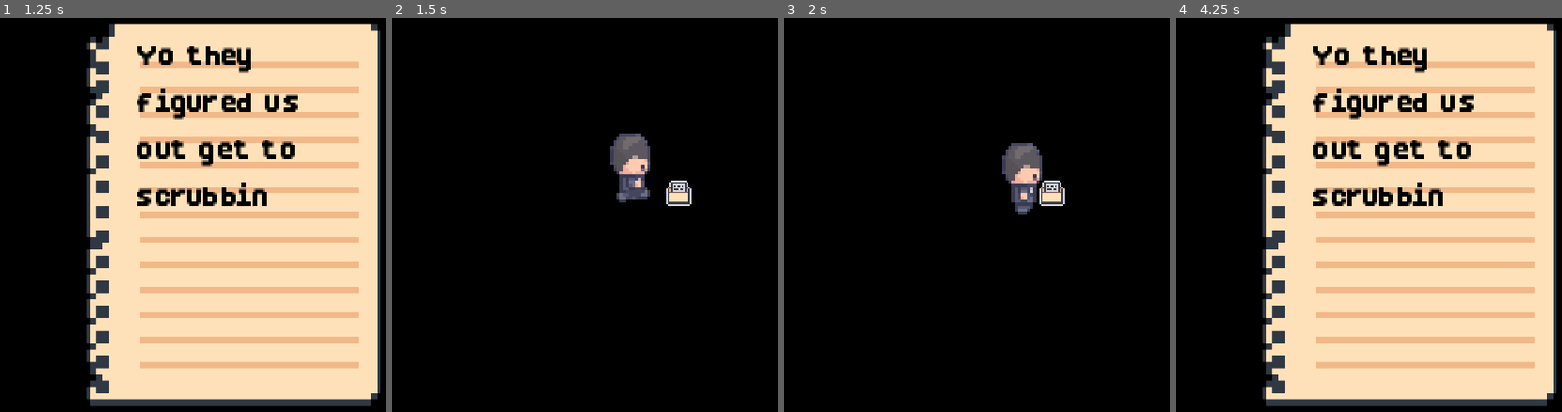
Above: before the commit, frames 1-4 (left to right).
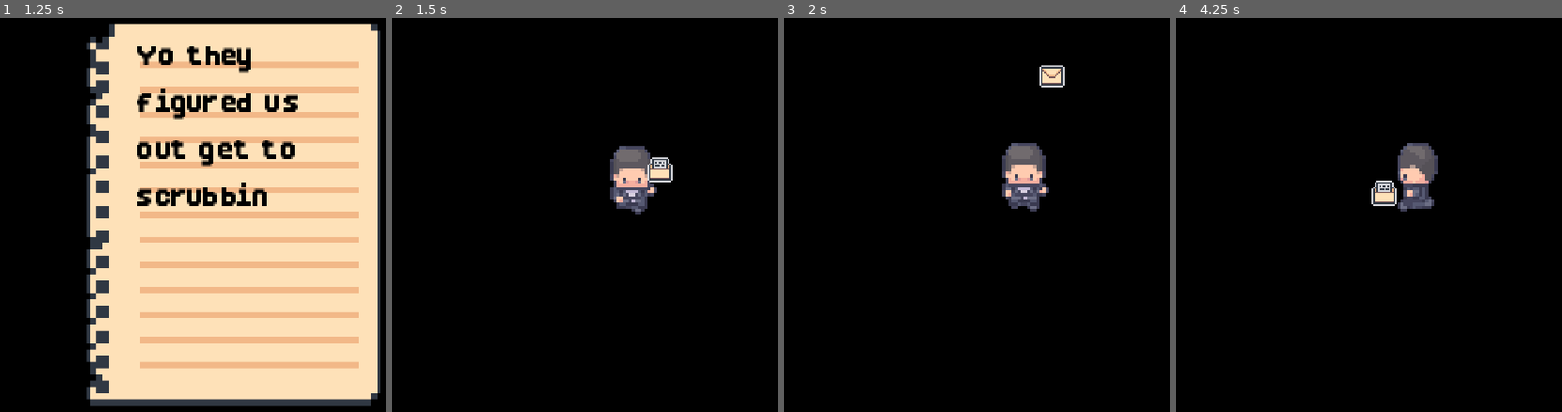
Above: after the commit, the same moments.

Repository: CISC204-S26/hw4-mrcheng-nabilmou
Game: Godot game, scene res://SCENES/Main.tscn
The game is run twice, just before and just after one commit, with the same random seed, the same clock (stepped at 60 frames per second) and the same inputs.
Inputs:
- Up to frame 1 (1.25 s): hold D (Right) from 0.53 s (still down); tap E (Interact) at 0.6 s
- Up to frame 2 (1.5 s): tap Enter at 1.25 s; release D (Right) at 1.28 s; hold S (Down) from 1.28 s (still down); tap E (Interact) at 1.35 s
- Up to frame 3 (2 s): keep holding S (Down)
- Up to frame 4 (4.25 s): release S (Down) at 2.03 s; hold D (Right) 2.03-2.78 s; tap E (Interact) at 2.1, 2.85, 3.6 s; hold W (Up) 2.78-3.53 s; hold A (Left) from 3.53 s (still down)

Frame 1 is identical in both runs. In frame 2, 2.2% of the frame differs, in the area x 56-78%, y 29-50%; in frame 3, 1.5%; in frame 4, 71%, in the area x 22-99%, y 1-99%.

Commit message:
player has grid movement now
its currently in the player_test. seems to be working fine so far

Diff:
--- a/cisc-204-pair-project/SCENES/TESTS/TestScene2.tscn
+++ b/cisc-204-pair-project/SCENES/TESTS/TestScene2.tscn
@@ -9,7 +9,7 @@
 [node name="StartRoom" parent="." unique_id=242163522 instance=ExtResource("1_30eqk")]
 
 [node name="Player" parent="." unique_id=220904025 instance=ExtResource("2_ve7oe")]
-position = Vector2(16, 160)
+position = Vector2(15, 159)
 
 [node name="Note" parent="." unique_id=1528998479 instance=ExtResource("3_ve7oe")]
 position = Vector2(-66, -114)
--- a/cisc-204-pair-project/SCENES/player.tscn
+++ b/cisc-204-pair-project/SCENES/player.tscn
@@ -195,6 +195,30 @@
 atlas = ExtResource("1_85nbx")
 region = Rect2(160, 144, 32, 48)
 
+[sub_resource type="AtlasTexture" id="AtlasTexture_667t4"]
+atlas = ExtResource("1_85nbx")
+region = Rect2(384, 128, 32, 64)
+
+[sub_resource type="AtlasTexture" id="AtlasTexture_4cgft"]
+atlas = ExtResource("1_85nbx")
+region = Rect2(416, 128, 32, 64)
+
+[sub_resource type="AtlasTexture" id="AtlasTexture_g5lg6"]
+atlas = ExtResource("1_85nbx")
+region = Rect2(448, 128, 32, 64)
+
+[sub_resource type="AtlasTexture" id="AtlasTexture_5p5y6"]
+atlas = ExtResource("1_85nbx")
+region = Rect2(480, 128, 32, 64)
+
+[sub_resource type="AtlasTexture" id="AtlasTexture_2awq0"]
+atlas = ExtResource("1_85nbx")
+region = Rect2(512, 128, 32, 64)
+
+[sub_resource type="AtlasTexture" id="AtlasTexture_3wlgo"]
+atlas = ExtResource("1_85nbx")
+region = Rect2(544, 128, 32, 64)
+
 [sub_resource type="SpriteFrames" id="SpriteFrames_dxdai"]
 animations = [{
 "frames": [{
@@ -380,6 +404,29 @@
 "loop": true,
 "name": &"Walk_Right",
 "speed": 10.0
+}, {
+"frames": [{
+"duration": 1.0,
+"texture": SubResource("AtlasTexture_667t4")
+}, {
+"duration": 1.0,
+"texture": SubResource("AtlasTexture_4cgft")
+}, {
+"duration": 1.0,
+"texture": SubResource("AtlasTexture_g5lg6")
+}, {
+"duration": 1.0,
+"texture": SubResource("AtlasTexture_5p5y6")
+}, {
+"duration": 1.0,
+"texture": SubResource("AtlasTexture_2awq0")
+}, {
+"duration": 1.0,
+"texture": SubResource("AtlasTexture_3wlgo")
+}],
+"loop": true,
+"name": &"new_animation",
+"speed": 5.0
 }]
 
 [sub_resource type="RectangleShape2D" id="RectangleShape2D_667t4"]
@@ -396,15 +443,21 @@
 [node name="AnimatedSprite2D" type="AnimatedSprite2D" parent="." unique_id=1847273026]
 position = Vector2(0, -32)
 sprite_frames = SubResource("SpriteFrames_dxdai")
-animation = &"Walk_Forward"
+animation = &"Walk_Left"
 autoplay = "Idle_Forward"
+frame_progress = 0.106312364
 
 [node name="CollisionShape2D" type="CollisionShape2D" parent="." unique_id=777894705]
+visible = false
 position = Vector2(0, -22)
 shape = SubResource("RectangleShape2D_667t4")
 
 [node name="InteractionArea2D" type="Area2D" parent="." unique_id=1493574799]
+visible = false
 
 [node name="CollisionShape2D" type="CollisionShape2D" parent="InteractionArea2D" unique_id=2071174942]
 position = Vector2(0, -21)
 shape = SubResource("CircleShape2D_667t4")
+
+[node name="RayCast2D" type="RayCast2D" parent="." unique_id=441582169]
+target_position = Vector2(32, 0)
--- a/cisc-204-pair-project/SCRIPTS/player.gd
+++ b/cisc-204-pair-project/SCRIPTS/player.gd
@@ -61,7 +61,7 @@
 		elif last_direction.y < 0:
 			sprite.play("Idle_Backward")
 		else:
-			sprite.play("Idle_Foward")
+			sprite.play("Idle_Forward")
 	else:
 	# WALK animations
 		if input_vector.x < 0:
@@ -71,4 +71,4 @@
 		elif input_vector.y < 0:
 			sprite.play("Walk_Backward")
 		else:
-			sprite.play("Walk_Foward")
+			sprite.play("Walk_Forward")
--- a/cisc-204-pair-project/SCRIPTS/player_test.gd
+++ b/cisc-204-pair-project/SCRIPTS/player_test.gd
@@ -1,84 +1,66 @@
 extends CharacterBody2D
-
 
 @onready var interaction_area = $InteractionArea2D
 @onready var sprite: AnimatedSprite2D = $AnimatedSprite2D
-
+@onready var ray: RayCast2D = $RayCast2D # Add a RayCast2D node to your player scene!
 
 var tile_size := 32
-var SPEED := 100
+# Replaced SPEED with move_time. This is how many seconds it takes to move 1 tile.
+var move_time := 0.25
 
 var last_direction := Vector2.DOWN
 var reading_note: bool = false
 var can_move: bool = true
-
-# For grid movement
 var moving := false
-var target_position = Vector2.ZERO
-
 
 func _ready():
-	# Align feet to tile grid (4px above bottom)
+	# Original feet alignment
 	position.y = int(position.y / tile_size) * tile_size + tile_size * 2 - 4
-	target_position = position
 
+	# Keep the raycast from rotating if player is ever rotated
+	ray.top_level = true
 
-func _physics_process(delta: float) -> void:
-	if not can_move:
-		velocity = Vector2.ZERO
-		move_and_slide()
+func _physics_process(_delta: float) -> void:
+	if not can_move or moving:
 		return
 
-	# If moving, slide toward target position
-	if moving:
-		var move_vector = (target_position - position)
-		if move_vector.length() < SPEED * delta:
-			position = target_position
-			moving = false
-		else:
-			position += move_vector.normalized() * SPEED * delta
-		update_animation(last_direction)
-		return
-
-	# Only takes input when not moving
 	var input_direction = Vector2.ZERO
 
-	if Input.is_action_just_pressed("Right"):
-		last_direction = Vector2(1,0)
-	elif Input.is_action_just_pressed("Left"):
-		last_direction = Vector2(-1,0)
-	elif Input.is_action_just_pressed("Down"):
-		last_direction = Vector2(0,1)
-	elif Input.is_action_just_pressed("Up"):
-		last_direction = Vector2(0,-1)
-
-	# If holding a move key, keep moving
-	if Input.is_action_pressed("Right") and last_direction == Vector2(1,0):
-		input_direction = Vector2(1,0)
-	elif Input.is_action_pressed("Left") and last_direction == Vector2(-1,0):
-		input_direction = Vector2(-1,0)
-	elif Input.is_action_pressed("Down") and last_direction == Vector2(0,1):
-		input_direction = Vector2(0,1)
-	elif Input.is_action_pressed("Up") and last_direction == Vector2(0,-1):
-		input_direction = Vector2(0,-1)
+	# Check inputs (4-way movement, no diagonals)
+	if Input.is_action_pressed("Right"):
+		input_direction = Vector2.RIGHT
+	elif Input.is_action_pressed("Left"):
+		input_direction = Vector2.LEFT
+	elif Input.is_action_pressed("Down"):
+		input_direction = Vector2.DOWN
+	elif Input.is_action_pressed("Up"):
+		input_direction = Vector2.UP
 
 	if input_direction != Vector2.ZERO:
-		var next_position = position + input_direction * tile_size
-		# Collision check (TileMap or obstacles)
-		target_position = next_position
 		last_direction = input_direction
-		moving = true
 		update_animation(input_direction)
+		move_to_grid(input_direction)
+	else:
+		# If no input is pressed, play idle animation based on last_direction
+		update_animation(Vector2.ZERO)
 
-	# Save last direction for idle animations
-	if input_direction != Vector2.ZERO:
-		last_direction = input_direction
+func move_to_grid(direction: Vector2) -> void:
+	moving = true
+	var target_position = position + (direction * tile_size)
 
-	# Movement
-	velocity = input_direction.normalized() * SPEED
-	move_and_slide()
-	# Update animations
-	update_animation(input_direction)
+	# Snap the raycast to the player, point it at the next tile, and update
+	ray.global_position = global_position
+	ray.target_position = direction * tile_size
+	ray.force_raycast_update()
+
+	# If there is NO collision wall in the way, move!
+	if not ray.is_colliding():
+		var tween = create_tween()
+		# Smoothly slide the position to the target over 'move_time' seconds
+		tween.tween_property(self, "position", target_position, move_time)
+		await tween.finished
+
+	moving = false
 
 
 func _process(delta):
@@ -89,8 +71,8 @@
 				if area is Interactable:
 					area.interact()
 					if area.interaction_type == "note":
-							reading_note = true
-							can_move = false
+						reading_note = true
+						can_move = false
 		else:
 			for area in interaction_area.get_overlapping_areas():
 				if area is Interactable and area.interaction_type == "note":
@@ -101,7 +83,7 @@
 
 func update_animation(input_vector: Vector2) -> void:
 	if input_vector == Vector2.ZERO:
-	# IDLE animations
+		# IDLE animations
 		if last_direction.x < 0:
 			sprite.play("Idle_Left")
 		elif last_direction.x > 0:
@@ -111,7 +93,7 @@
 		else:
 			sprite.play("Idle_Forward")
 	else:
-	# WALK animations
+		# WALK animations
 		if input_vector.x < 0:
 			sprite.play("Walk_Left")
 		elif input_vector.x > 0:
